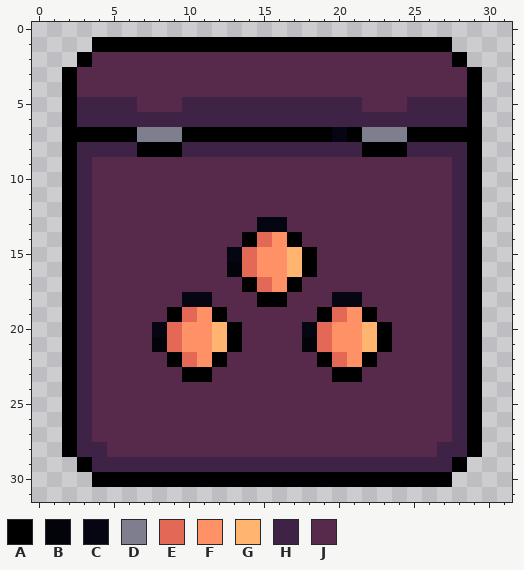
Pixel-art file: Assets/Sprites/Crates/_ShotgunCrate.aseprite. This is how it looked before the edit.
32x32 pixels, 1 frame. Colours within 5 levels of each other are drawn and written as one.
Palette (. is transparent): A #000000  B #03030a  C #050611  D #7e7e8f  E #e36956  F #ff9166  G #ffb570  H #3e2347  J #57294b
Pixels before, first column x 2:
 1 ..AAAAAAAAAAAAAAAAAAAAAAAA..
 2 .AJJJJJJJJJJJJJJJJJJJJJJJJA.
 3 AJJJJJJJJJJJJJJJJJJJJJJJJJJA
 4 AJJJJJJJJJJJJJJJJJJJJJJJJJJA
 5 AHHHHJJJHHHHHHHHHHHHJJJHHHHA
 6 AHHHHHHHHHHHHHHHHHHHHHHHHHHA
 7 AAAAADDDAAAAAAAAAACADDDAAAAA
 8 AHHHHAAAHHHHHHHHHHHHAAAHHHHA
 9 AHJJJJJJJJJJJJJJJJJJJJJJJJHA
10 AHJJJJJJJJJJJJJJJJJJJJJJJJHA
11 AHJJJJJJJJJJJJJJJJJJJJJJJJHA
12 AHJJJJJJJJJJJJJJJJJJJJJJJJHA
13 AHJJJJJJJJJJJCCJJJJJJJJJJJHA
14 AHJJJJJJJJJJAEFAJJJJJJJJJJHA
15 AHJJJJJJJJJCEFFGAJJJJJJJJJHA
16 AHJJJJJJJJJBEFFGAJJJJJJJJJHA
17 AHJJJJJJJJJJAEFAJJJJJJJJJJHA
18 AHJJJJJJCCJJJAAJJJCCJJJJJJHA
19 AHJJJJJAEFAJJJJJJAEFAJJJJJHA
20 AHJJJJCEFFGAJJJJCEFFGAJJJJHA
21 AHJJJJBEFFGAJJJJBEFFGAJJJJHA
22 AHJJJJJAEFAJJJJJJAEFAJJJJJHA
23 AHJJJJJJAAJJJJJJJJAAJJJJJJHA
24 AHJJJJJJJJJJJJJJJJJJJJJJJJHA
25 AHJJJJJJJJJJJJJJJJJJJJJJJJHA
26 AHJJJJJJJJJJJJJJJJJJJJJJJJHA
27 AHJJJJJJJJJJJJJJJJJJJJJJJJHA
28 AHHJJJJJJJJJJJJJJJJJJJJJJHHA
29 .AHHHHHHHHHHHHHHHHHHHHHHHHA.
30 ..AAAAAAAAAAAAAAAAAAAAAAAA..
The result:
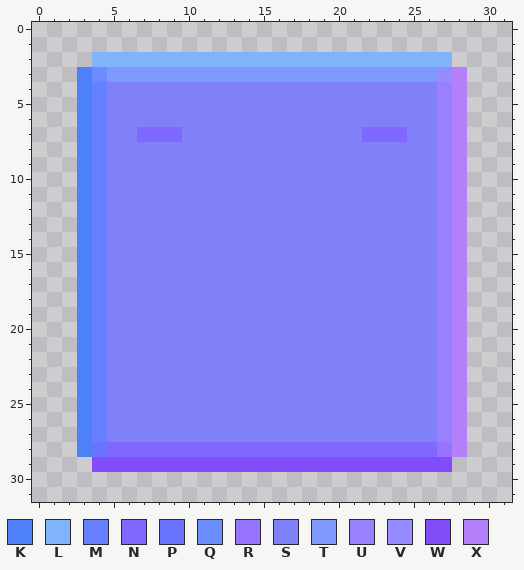
Colours new in this view: K #4d80f9  L #80b3f9  M #6780ff  N #8067ff  P #6a74ff  Q #6a8cff  R #9674ff  S #8080f9  T #8099ff  U #9980ff  V #968cff  W #804df9  X #b380f9
The commit says: death normals, crate normals
Change:
layer "Layer 1" now hidden
layer "Normal" now shown
Changed rows in their new state; - is an unchanged pixel.
first column x 2:
 1 --........................--
 2 -.LLLLLLLLLLLLLLLLLLLLLLLL.-
 3 .KQTTTTTTTTTTTTTTTTTTTTTTVX.
 4 .KMSSSSSSSSSSSSSSSSSSSSSSUX.
 5 .KMSSSSSSSSSSSSSSSSSSSSSSUX.
 6 .KMSSSSSSSSSSSSSSSSSSSSSSUX.
 7 .KMSSNNNSSSSSSSSSSSSNNNSSUX.
 8 .KMSSSSSSSSSSSSSSSSSSSSSSUX.
 9 .KMSSSSSSSSSSSSSSSSSSSSSSUX.
10 .KMSSSSSSSSSSSSSSSSSSSSSSUX.
11 .KMSSSSSSSSSSSSSSSSSSSSSSUX.
12 .KMSSSSSSSSSSSSSSSSSSSSSSUX.
13 .KMSSSSSSSSSSSSSSSSSSSSSSUX.
14 .KMSSSSSSSSSSSSSSSSSSSSSSUX.
15 .KMSSSSSSSSSSSSSSSSSSSSSSUX.
16 .KMSSSSSSSSSSSSSSSSSSSSSSUX.
17 .KMSSSSSSSSSSSSSSSSSSSSSSUX.
18 .KMSSSSSSSSSSSSSSSSSSSSSSUX.
19 .KMSSSSSSSSSSSSSSSSSSSSSSUX.
20 .KMSSSSSSSSSSSSSSSSSSSSSSUX.
21 .KMSSSSSSSSSSSSSSSSSSSSSSUX.
22 .KMSSSSSSSSSSSSSSSSSSSSSSUX.
23 .KMSSSSSSSSSSSSSSSSSSSSSSUX.
24 .KMSSSSSSSSSSSSSSSSSSSSSSUX.
25 .KMSSSSSSSSSSSSSSSSSSSSSSUX.
26 .KMSSSSSSSSSSSSSSSSSSSSSSUX.
27 .KMSSSSSSSSSSSSSSSSSSSSSSUX.
28 .KPNNNNNNNNNNNNNNNNNNNNNNRX.
29 -.WWWWWWWWWWWWWWWWWWWWWWWW.-
30 --........................--
Where, in picture pixels (left, top, right, bottom), the same in both pictures:
changed: (62, 37, 482, 487)
